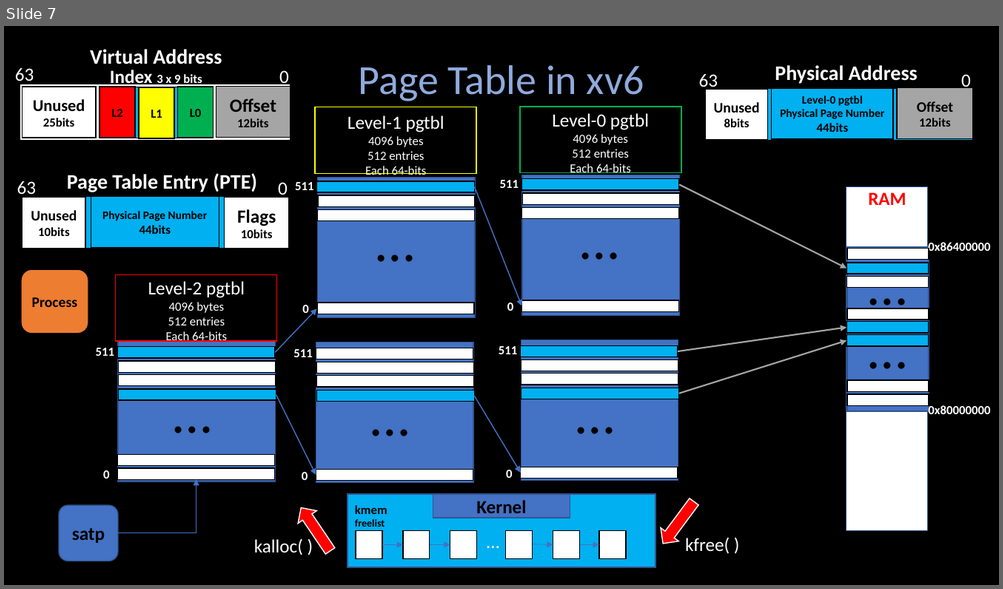
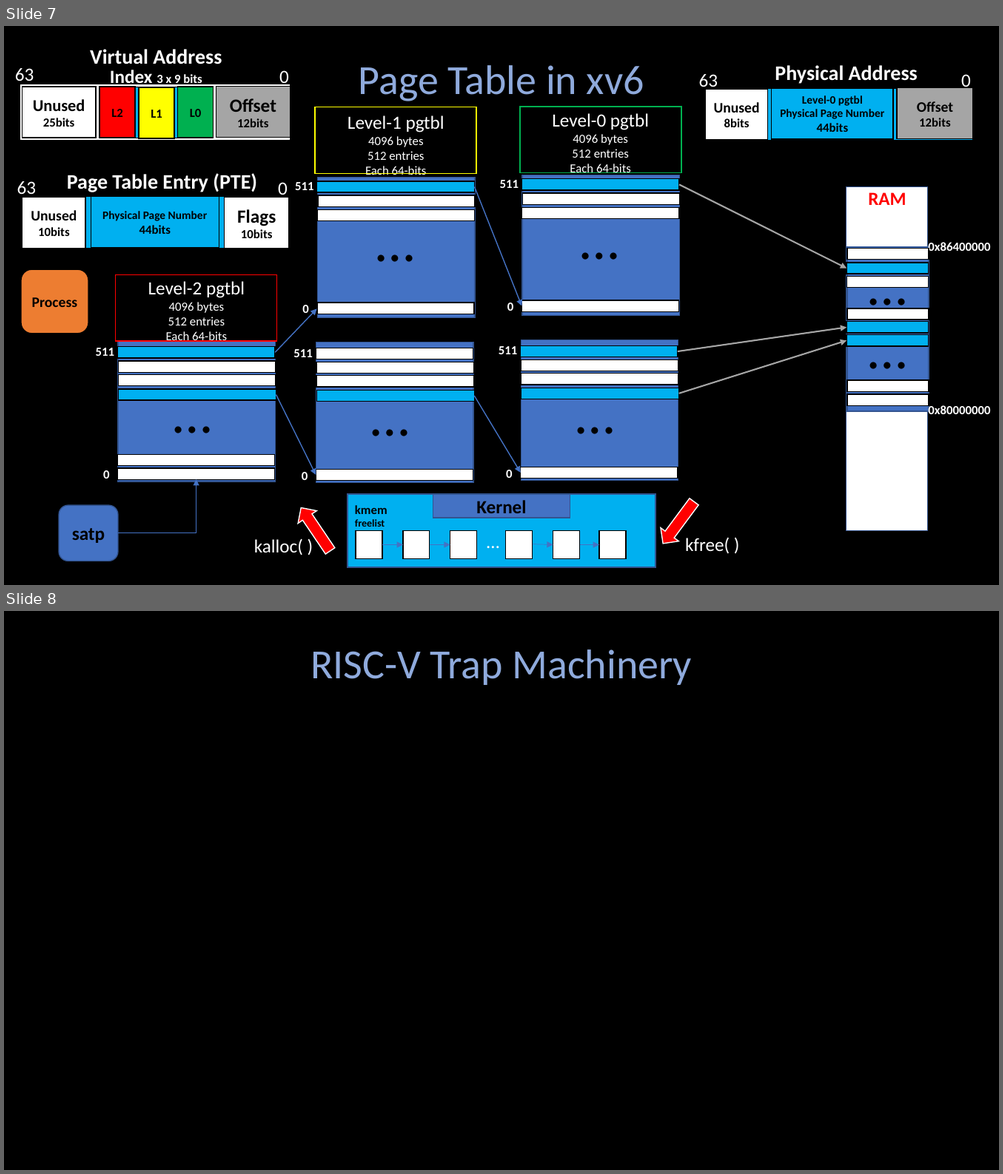
Before and after one commit to Angold-4/os, a slide deck: docs/figures/os1.pptx. Shown one above the other, each under a label of ours: slide 7 before the commit, slides 7 and 8 after it. The pictures are 1003x589 and 1003x1174 pixels, drawn with LibreOffice and Linux fonts; fonts in the diff are those of the drawing. Boxes give left, top, right and bottom in pixels: in the first picture for what was removed or moved away, otherwise in the second. Text is boxed around its words. In the diff, an @@ line names an element or a change of style, - is before the commit and + after.

```diff
--- a/docs/figures/os1.pptx
+++ b/docs/figures/os1.pptx
@@ slide 8 added at (4,611,999,1170), background #000000 @@
@@ text added at (310,649,692,685), 40 pt, text #8FAADC @@
+RISC-V Trap Machinery
```
Also in this commit, not shown: 2 other slides added, 2 other files.
